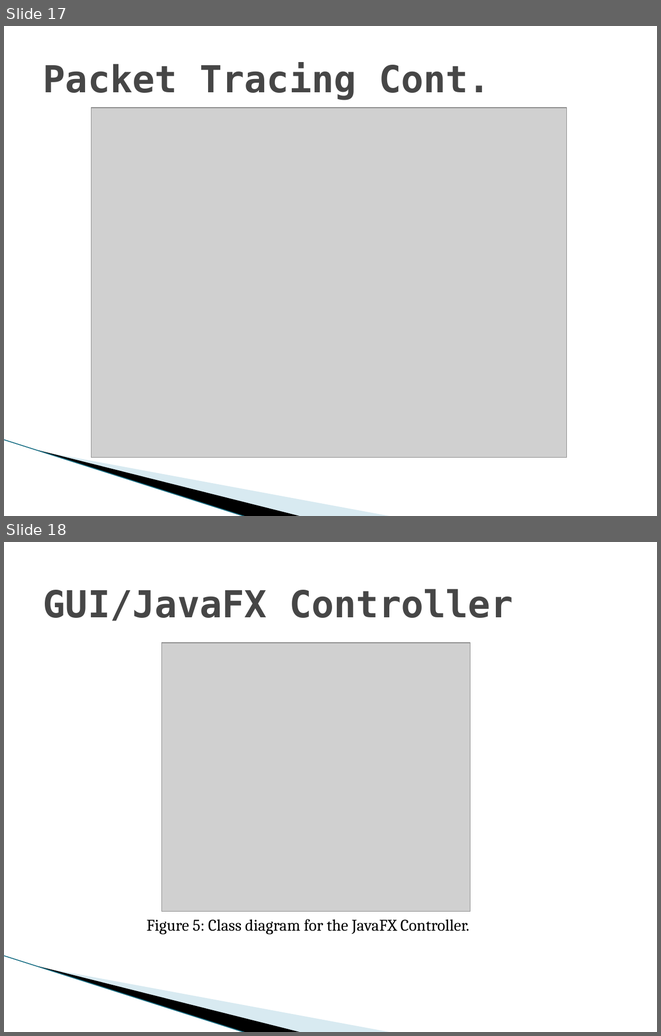
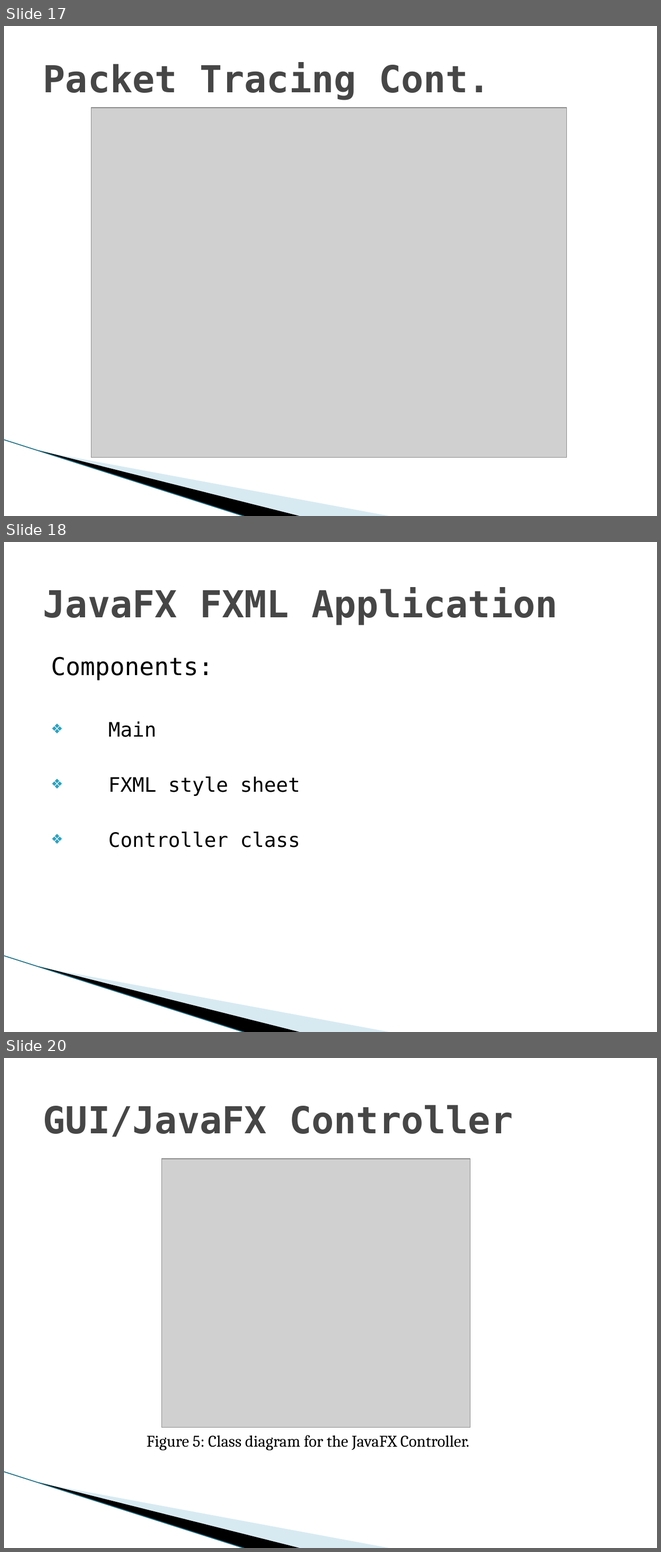
Before and after one commit to mryraghi/TracerouteProject, a slide deck: Packet Route Tracer.pptm. Shown one above the other, each under a label of ours: slides 17 and 18 before the commit, slides 17, 18 and 20 after it; the slides between them are not shown. The pictures are 661x1036 and 661x1552 pixels, drawn with LibreOffice and Linux fonts; fonts in the diff are those of the drawing; grey boxes stand for pictures; background and template pictures are left out. Boxes give left, top, right and bottom in pixels: in the first picture for what was removed or moved away, otherwise in the second. Text is boxed around its words. In the diff, an @@ line names an element or a change of style, - is before the commit and + after.

```diff
--- a/Packet Route Tracer.pptm
+++ b/Packet Route Tracer.pptm
@@ slide 18 added at (4,542,657,1032), background #FFFFFF; not listed: 3 template elements that a slide beside it also shows @@
@@ title added at (43,587,557,625), 41 pt, text #464646, bold @@
+JavaFX FXML Application
@@ text added at (51,656,300,847), 22 pt, text #000000 @@
+Components:
+❖ Main
+❖ FXML style sheet
+❖ Controller class
@@ what was slide 18 is now slide 20 @@
```
Also in this commit, not shown: 4 slides changed, 1 other slide added, 1 slide removed, 3 other files.
